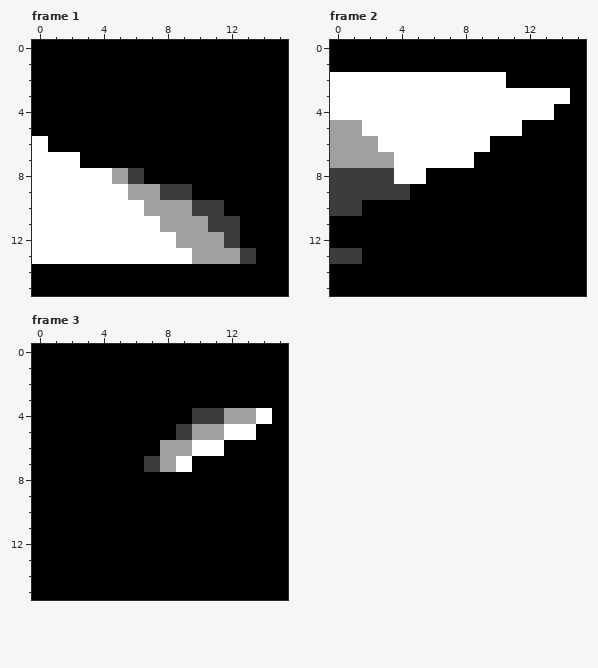
A pixel-art file gets an edit: art/sprite_tiles/longsword_west_2.aseprite. That is the earlier state.
16x16 pixels, 4 frames. Shown: frame 1, frame 2, frame 3.
Now the later version:
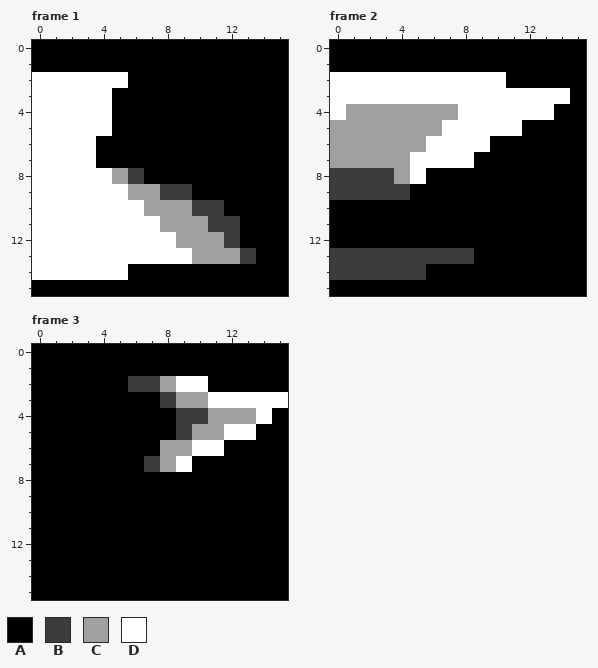
Palette (. is transparent): A #000000  B #3c3c3c  C #a0a0a0  D #feffff
Change:
--- frame 1
@@ x 0..7 @@
  1 AAAAAAAA
- 2 AAAAAAAA
- 3 AAAAAAAA
- 4 AAAAAAAA
- 5 AAAAAAAA
- 6 DAAAAAAA
- 7 DDDAAAAA
+ 2 DDDDDDAA
+ 3 DDDDDAAA
+ 4 DDDDDAAA
+ 5 DDDDDAAA
+ 6 DDDDAAAA
+ 7 DDDDAAAA
  8 DDDDDCBA
@@ x 0..7 @@
 13 DDDDDDDD
-14 AAAAAAAA
+14 DDDDDDAA
 15 AAAAAAAA
--- frame 2
@@ x 0..10 @@
  3 DDDDDDDDDDD
- 4 DDDDDDDDDDD
- 5 CCDDDDDDDDD
- 6 CCCDDDDDDDA
- 7 CCCCDDDDDAA
- 8 BBBBDDAAAAA
+ 4 DCCCCCCCDDD
+ 5 CCCCCCCDDDD
+ 6 CCCCCCDDDDA
+ 7 CCCCCDDDDAA
+ 8 BBBBCDAAAAA
  9 BBBBBAAAAAA
-10 BBAAAAAAAAA
+10 AAAAAAAAAAA
 11 AAAAAAAAAAA
 12 AAAAAAAAAAA
-13 BBAAAAAAAAA
-14 AAAAAAAAAAA
+13 BBBBBBBBBAA
+14 BBBBBBAAAAA
 15 AAAAAAAAAAA
--- frame 3
@@ x 0..15 @@
  1 AAAAAAAAAAAAAAAA
- 2 AAAAAAAAAAAAAAAA
- 3 AAAAAAAAAAAAAAAA
- 4 AAAAAAAAAABBCCDA
+ 2 AAAAAABBCDDAAAAA
+ 3 AAAAAAAABCCDDDDD
+ 4 AAAAAAAAABBCCCDA
  5 AAAAAAAAABCCDDAA
Boxes around the changes in both pictures, in picture pixels (x1, y1, x2, y2):
changed: (32, 72, 128, 168)
changed: (32, 264, 128, 280)
changed: (330, 104, 474, 280)
changed: (128, 376, 288, 424)
